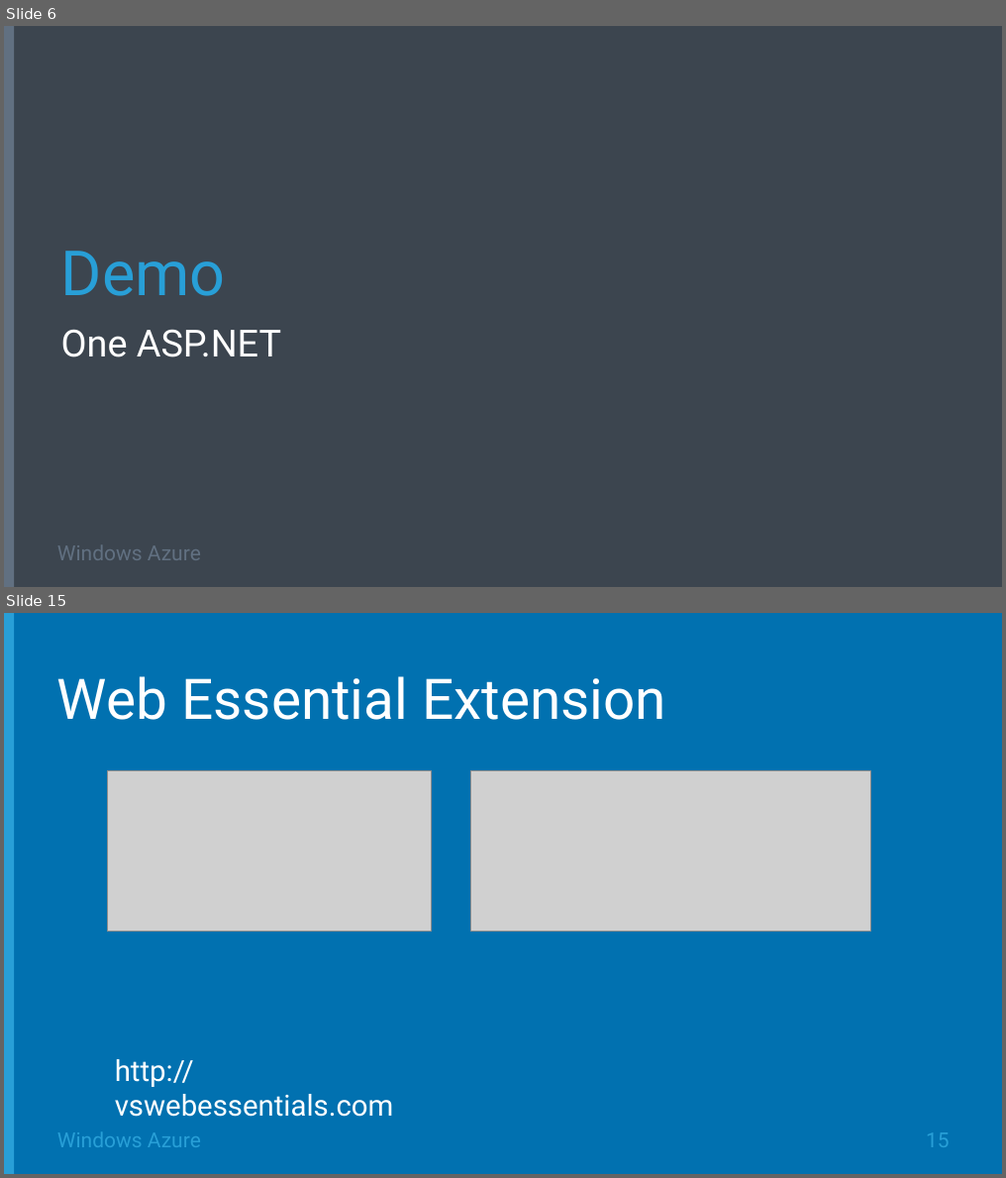
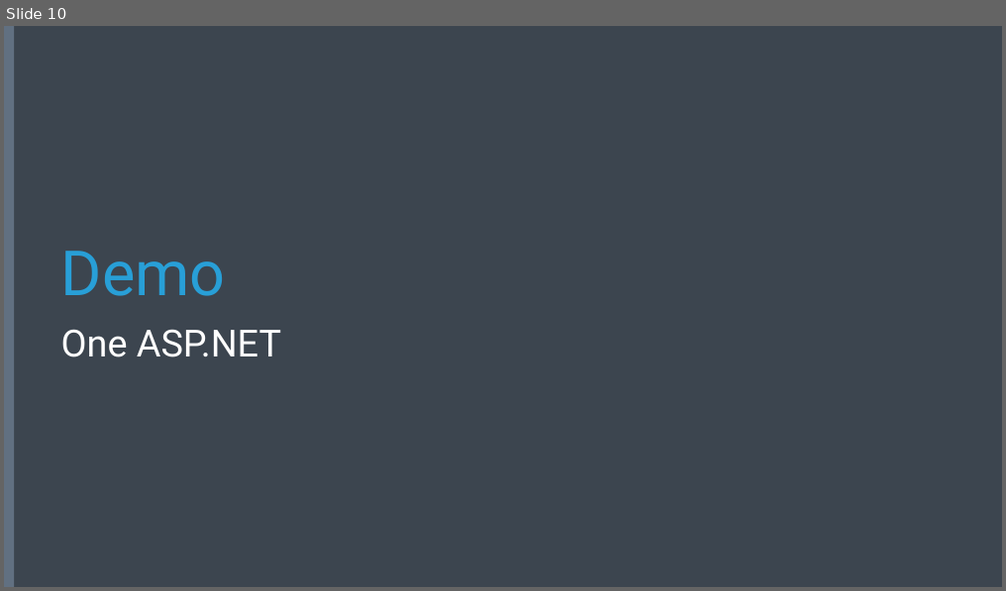
Before and after one commit to Microsoft-Web/DECK-ASPNET-and-VS-Web-Tooling, a slide deck: 2-ASPNET-and-VS-Web-Tooling.pptx. Shown one above the other, each under a label of ours: slides 6 and 15 before the commit, slide 10 after it; the slides between them are not shown. The pictures are 1006x1178 and 1006x591 pixels, drawn with LibreOffice and Linux fonts; fonts in the diff are those of the drawing; grey boxes stand for pictures; background and template pictures are left out. Boxes give left, top, right and bottom in pixels: in the first picture for what was removed or moved away, otherwise in the second. Text is boxed around its words. In the diff, an @@ line names an element or a change of style, - is before the commit and + after.

```diff
--- a/2-ASPNET-and-VS-Web-Tooling.pptx
+++ b/2-ASPNET-and-VS-Web-Tooling.pptx
@@ slide 15 removed at bbox=[4, 613, 1002, 1174], background #0171B0 @@
@@ rectangle removed at bbox=[4, 613, 14, 1174] @@
@@ title removed at bbox=[57, 676, 666, 720] @@
-Web Essential Extension
@@ picture removed at bbox=[107, 771, 431, 932] @@
@@ picture removed at bbox=[471, 771, 871, 932] @@
@@ text removed at bbox=[115, 1059, 394, 1117] @@
-http://vswebessentials.com
@@ text removed at bbox=[57, 1133, 201, 1148] @@
-Windows Azure
@@ page number removed at bbox=[926, 1133, 949, 1148] @@
-15
@@ what was slide 6 is now slide 10 @@
@@ slide 10 changed as well @@
@@ text removed at bbox=[57, 546, 201, 561] @@
-Windows Azure
```
Also in this commit, not shown: 4 other slides changed, 14 slides added, 12 other slides removed.
